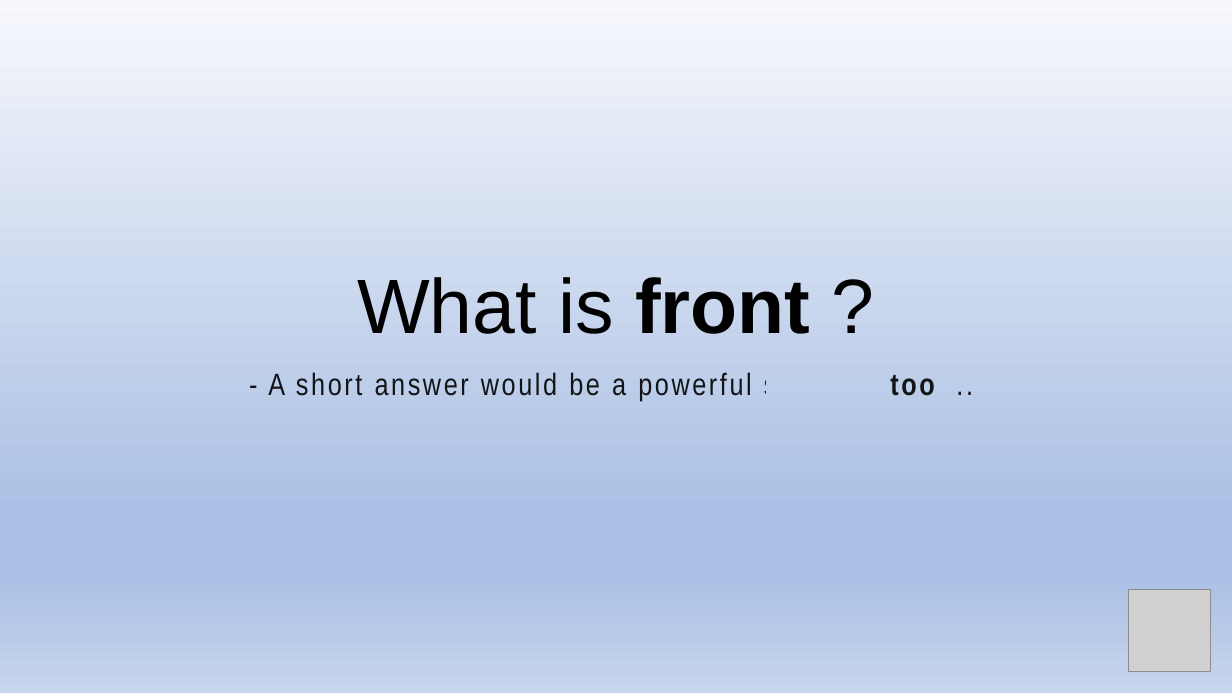
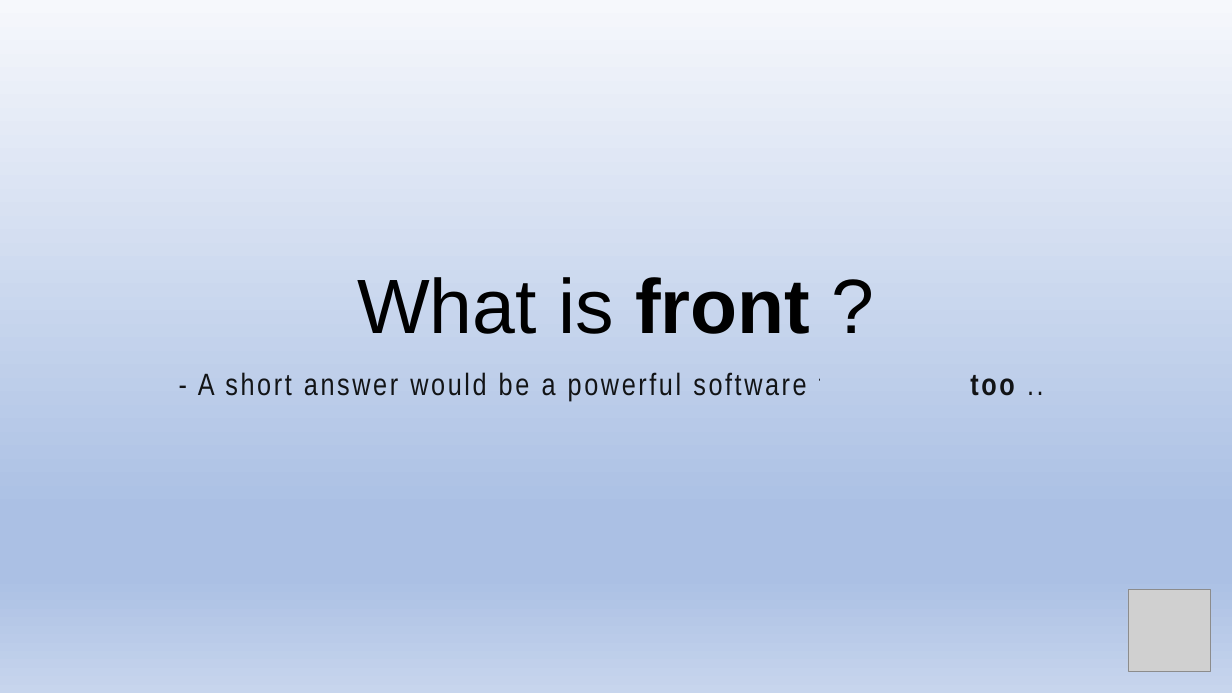
Before and after one commit to aleptra/front, a slide deck: slide 2 of _front.pptx. Drawn at 1232x693 pixels with LibreOffice and Linux fonts; fonts in the diff are those of the drawing; grey boxes stand for pictures. Boxes give left, top, right and bottom in pixels: in the first picture for what was removed or moved away, otherwise in the second. Text is boxed around its words. In the diff, an @@ line names an element or a change of style, - is before the commit and + after.

```diff
--- a/_front.pptx
+++ b/_front.pptx
@@ subtitle at [198,372,1053,401]: text changed @@
-- A short answer would be a powerful software tool ...
+- A short answer would be a powerful software framework tool...
```
Also in this commit, not shown: 3 other slides changed, 5 slides added.
